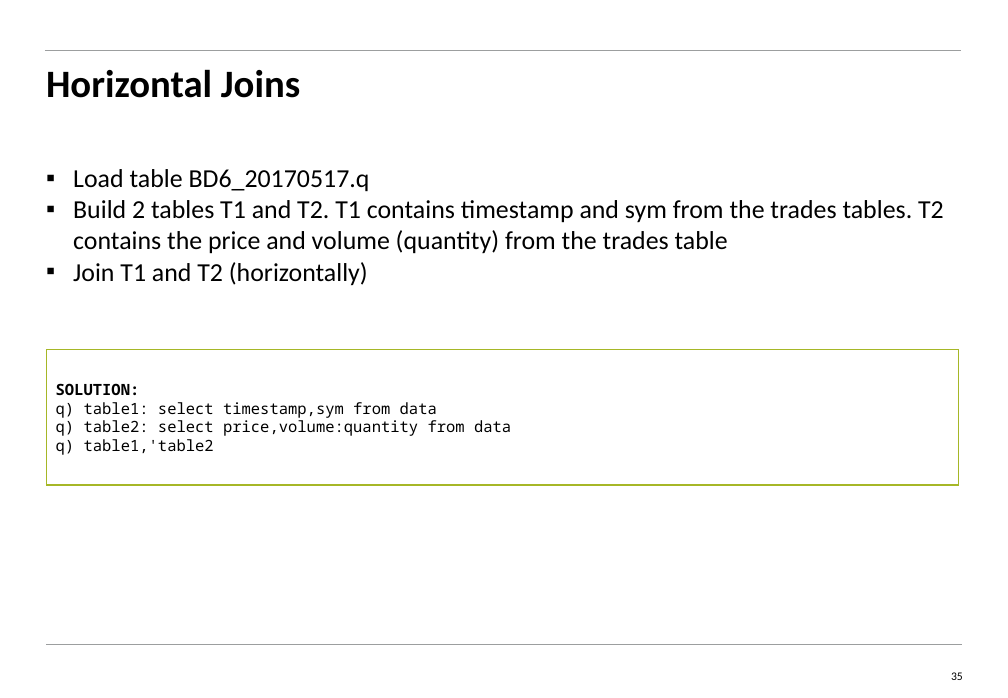
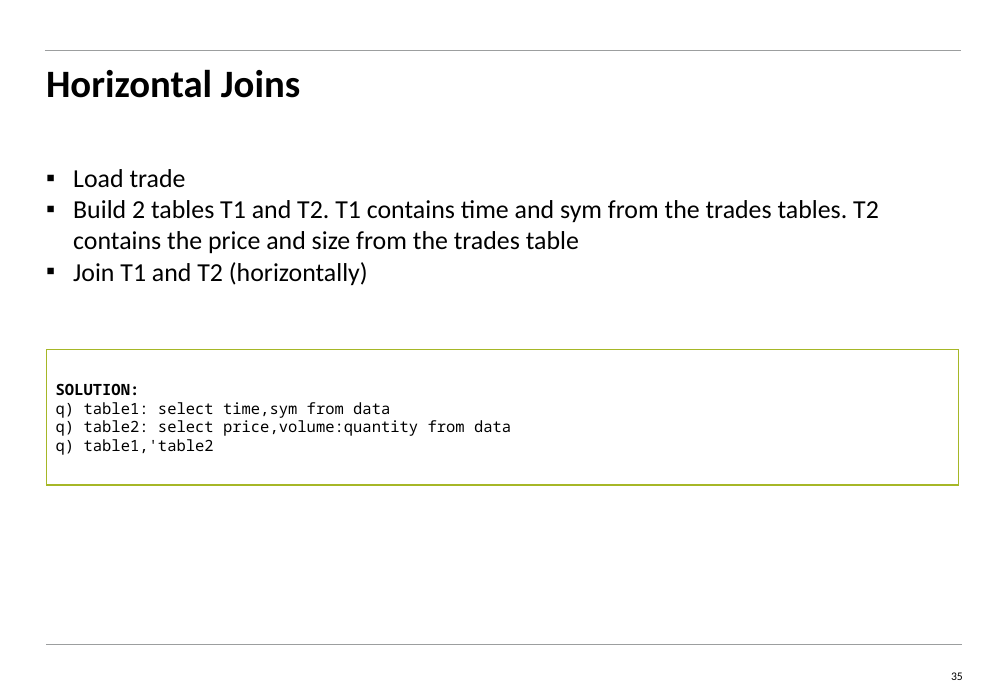
Before and after one commit to kenwjj/Q-ingSpree, a slide deck: slide 35 of kdb_training/KDB_2day_Training_Day2_students-kw.pptx. Drawn at 1008x698 pixels with LibreOffice and Linux fonts; fonts in the diff are those of the drawing. Boxes give left, top, right and bottom in pixels: in the first picture for what was removed or moved away, otherwise in the second. Text is boxed around its words. In the diff, an @@ line names an element or a change of style, - is before the commit and + after.

```diff
--- a/kdb_training/KDB_2day_Training_Day2_students-kw.pptx
+++ b/kdb_training/KDB_2day_Training_Day2_students-kw.pptx
@@ text at (73,169,879,254): text changed @@
-▪ Load table BD6_20170517.q
-▪ Build 2 tables T1 and T2. T1 contains timestamp and sym from the trades tables. T2 contains the price and volume (quantity) from the trades table
+▪ Load trade
+▪ Build 2 tables T1 and T2. T1 contains time and sym from the trades tables. T2 contains the price and size from the trades table
@@ text in rectangle at (56,402,390,418): text changed @@
-q) table1: select timestamp,sym from data
+q) table1: select time,sym from data
```
Also in this commit, not shown: 9 other slides changed, 1 slide added, 2 other files.
